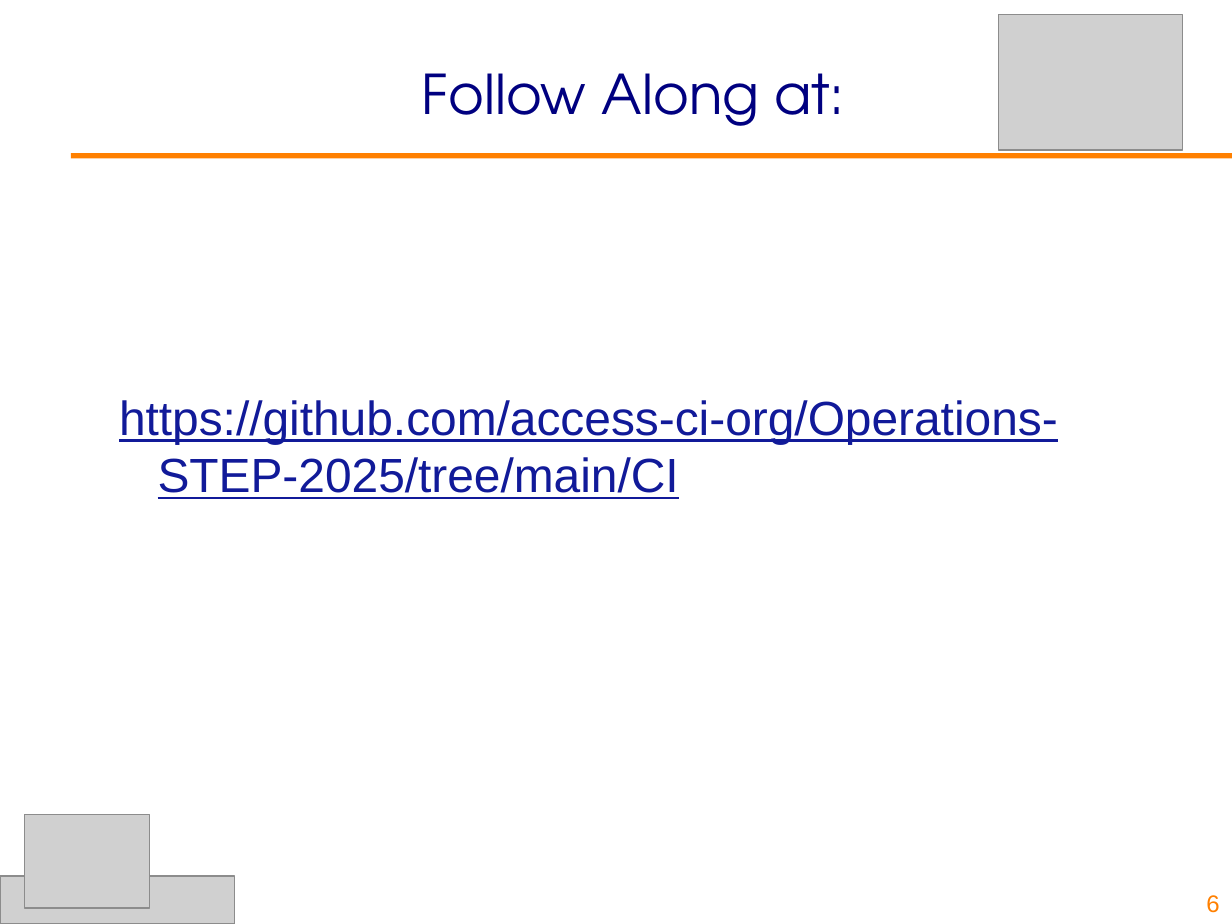
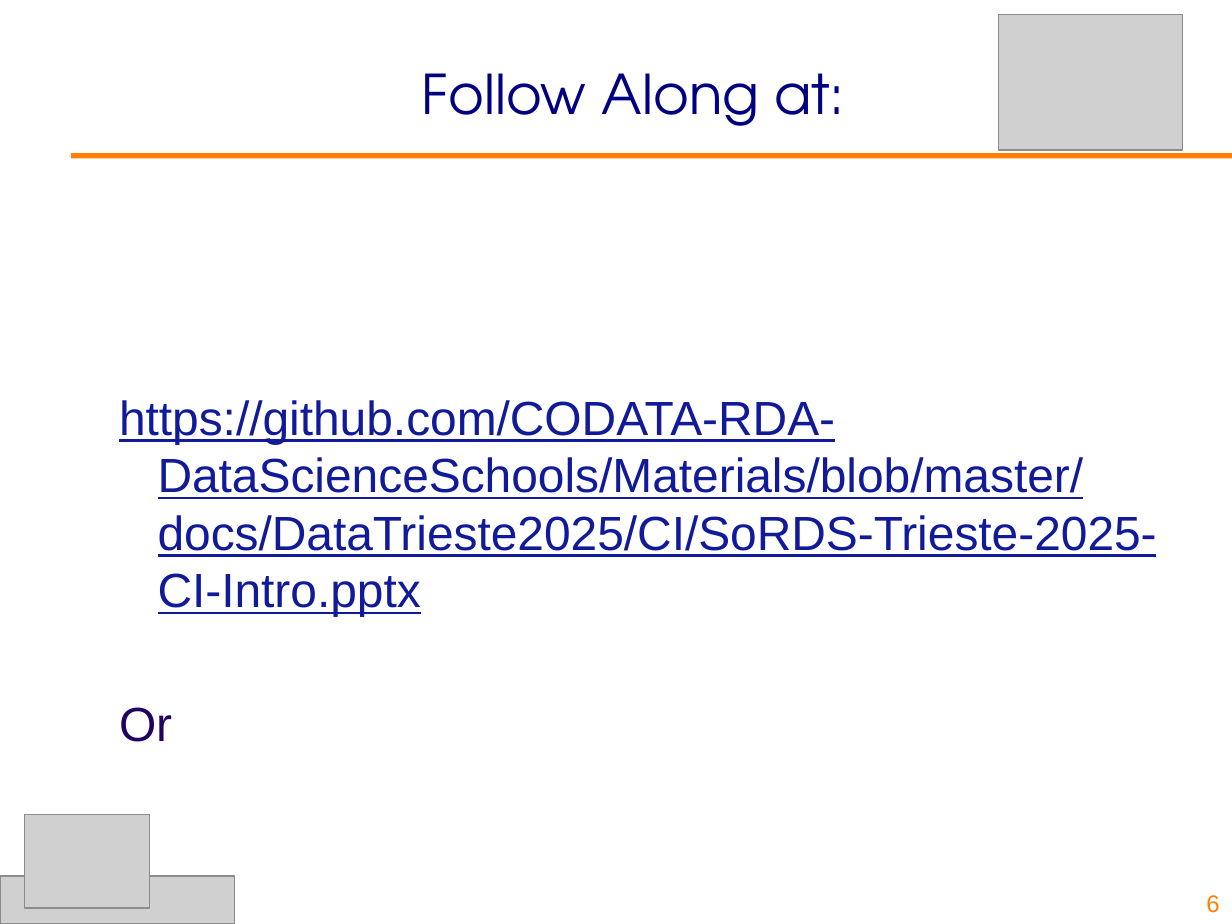
Before and after one commit to CODATA-RDA-DataScienceSchools/Materials, a slide deck: slide 6 of docs/DataTrieste2025/CI/SoRDS-Trieste-2025-CI-Intro.pptx. Drawn at 1232x924 pixels with LibreOffice and Linux fonts; fonts in the diff are those of the drawing; grey boxes stand for pictures; background and template pictures are left out. Boxes give left, top, right and bottom in pixels: in the first picture for what was removed or moved away, otherwise in the second. Text is boxed around its words. In the diff, an @@ line names an element or a change of style, - is before the commit and + after.

```diff
--- a/docs/DataTrieste2025/CI/SoRDS-Trieste-2025-CI-Intro.pptx
+++ b/docs/DataTrieste2025/CI/SoRDS-Trieste-2025-CI-Intro.pptx
@@ text at (119, 400, 1157, 742): text changed @@
-  https://github.com/access-ci-org/Operations-STEP-2025/tree/main/CI
+  https://github.com/CODATA-RDA-DataScienceSchools/Materials/blob/master/docs/DataTrieste2025/CI/SoRDS-Trieste-2025-CI-Intro.pptx
+  Or
```
